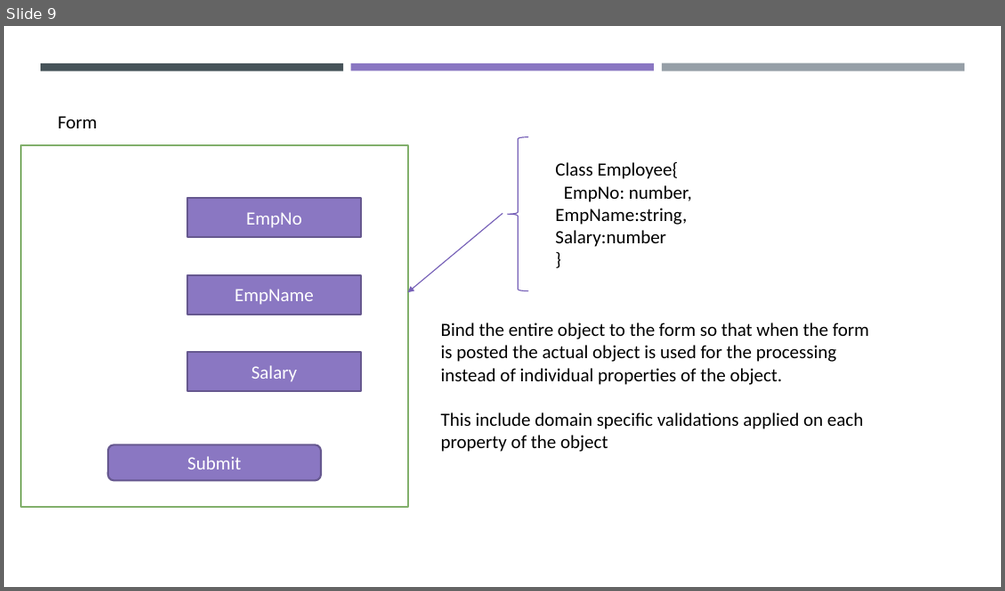
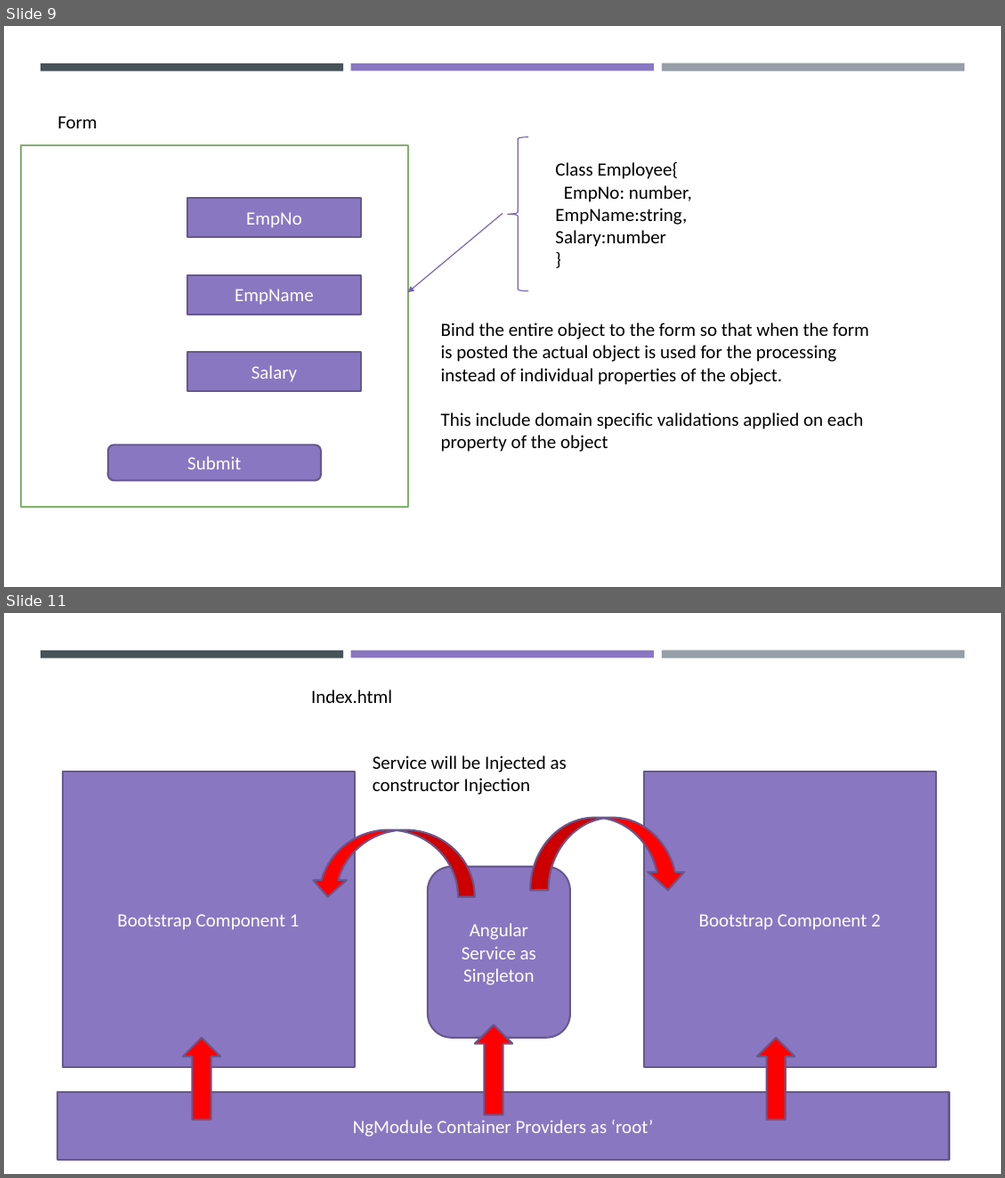
Before and after one commit to maheshsabnis/ngfinastra, a slide deck: Training_Diagrams.pptx. Shown one above the other, each under a label of ours: slide 9 before the commit, slides 9 and 11 after it; the slides between them are not shown. The pictures are 1005x591 and 1005x1178 pixels, drawn with LibreOffice and Linux fonts; fonts in the diff are those of the drawing. Boxes give left, top, right and bottom in pixels: in the first picture for what was removed or moved away, otherwise in the second. Text is boxed around its words. In the diff, an @@ line names an element or a change of style, - is before the commit and + after.

```diff
--- a/Training_Diagrams.pptx
+++ b/Training_Diagrams.pptx
@@ slide 11 added at (4,613,1001,1174), background #FFFFFF; not listed: 3 template elements that a slide beside it also shows @@
@@ text added at (311,690,392,703), 18 pt, text #000000 @@
+Index.html
@@ rectangle added at (63,771,354,1066), fill #8A77C2, outline #665890 1.75 pt, 18 pt, text #FFFFFF @@
+Bootstrap Component 1
@@ text added at (372,755,566,795), 18 pt, text #000000 @@
+Service will be Injected as constructor Injection
@@ rectangle added at (644,771,936,1066), fill #8A77C2, outline #665890 1.75 pt, 18 pt, text #FFFFFF @@
+Bootstrap Component 2
@@ curved right arrow added at (531,818,687,891), fill #FF0000, outline #665890 1.75 pt @@
@@ curved right arrow added at (311,829,475,897), fill #FF0000, outline #665890 1.75 pt @@
@@ rounded rectangle added at (428,867,570,1038), fill #8A77C2, outline #665890 1.75 pt, 18 pt, text #FFFFFF @@
+Angular
+Service as Singleton
@@ up arrow added at (183,1038,220,1120), fill #FF0000, outline #665890 1.75 pt @@
@@ up arrow added at (475,1024,512,1114), fill #FF0000, outline #665890 1.75 pt @@
@@ up arrow added at (757,1038,794,1120), fill #FF0000, outline #665890 1.75 pt @@
@@ rectangle added at (57,1093,948,1159), fill #8A77C2, outline #665890 1.75 pt, 18 pt, text #FFFFFF @@
+NgModule Container Providers as ‘root’
```
Also in this commit, not shown: 2 other slides added, 9 other files.
